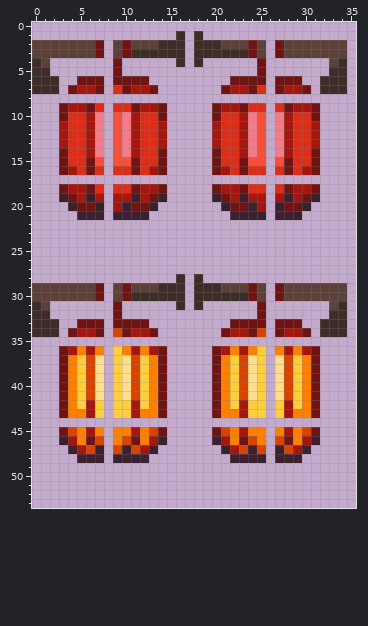
Pixel-art sprite: Sources/Modules/Yggdrasil/YggdrasilTown/Tiles/SideHangingLantern.png. Above is the file before it was changed.
The file is 72x108 pixels, drawn in blocks of 2x2; one block is one cell here.
After:
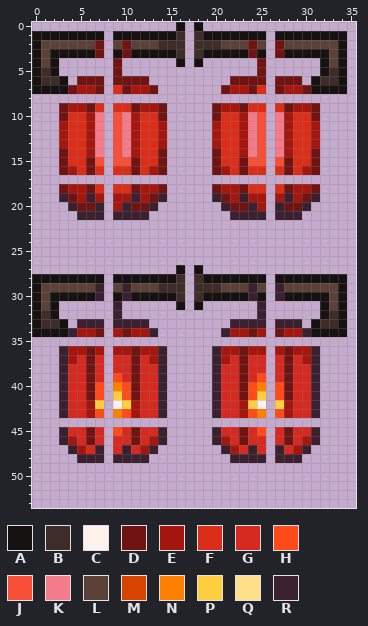
Palette (. is transparent): A #161211  B #3d2c28  C #fff2ed  D #701413  E #a4160e  F #db2e18  G #d62920  H #ff4b19  J #f74f38  K #f47c8a  L #5b4137  M #d84400  N #ff7f00  P #ffce3d  Q #ffde8c  R #3b202f
The edit:
@@ x 0..35 @@
- 0 ....................................
- 1 ................B.B.................
- 2 LLLLLLLD.LDLLLBBB.BBBLLLDL.DLLLLLLL.
- 3 LLLLLLLD.LDBBBBBB.BBBBBBDL.DLLLLLLL.
- 4 BL.......D......B.B......D.......LB.
- 5 BB.......D...............D.......BB.
- 6 BBB..DDD.DDDD.........DDDD.DDD..BBB.
- 7 BBB.DEED.FDEED.......DEEDF.DEED.BBB.
+ 0 ................A.A.................
+ 1 AAAAAAAA.AAAAAAAB.BAAAAAAA.AAAAAAAA.
+ 2 ALLLLLLD.LDLLLBBB.BBBLLLDL.DLLLLLLA.
+ 3 ALAAAAAD.ADAAAAAB.BAAAAADA.DAAAAALA.
+ 4 ALA......D......A.A......D......ALA.
+ 5 ABA......D...............D......ABA.
+ 6 ABBA.DDD.DDDD.........DDDD.DDD.ABBA.
+ 7 AAAADEED.FDEED.......DEEDF.DEEDAAAA.
  8 ....................................
@@ x 0..35 @@
 26 ....................................
-27 ....................................
-28 ................B.B.................
-29 LLLLLLLD.LDLLLBBB.BBBLLLDL.DLLLLLLL.
-30 LLLLLLLD.LDBBBBBB.BBBBBBDL.DLLLLLLL.
-31 BL.......D......B.B......D.......LB.
-32 BB.......D...............D.......BB.
-33 BBB..DDD.DDDD.........DDDD.DDD..BBB.
-34 BBB.DEED.MDEED.......DEEDM.DEED.BBB.
+27 ................A.A.................
+28 AAAAAAAA.AAAAAAAB.BAAAAAAA.AAAAAAAA.
+29 ALLLLLLR.LRLLLBBB.BBBLLLRL.RLLLLLLA.
+30 ALAAAAAR.ARAAAAAB.BAAAAARA.RAAAAALA.
+31 ALA......R......A.A......R......ALA.
+32 ABA......R...............R......ABA.
+33 ABBA.RRR.RRRR.........RRRR.RRR.ABBA.
+34 AAAAREED.EDEER.......REEDE.DEERAAAA.
 35 ....................................
-36 ...DENEN.PNENED.....DENENP.NENED....
-37 ...DNPMQ.PQMPND.....DNPMQP.QMPND....
-38 ...DNPMQ.PQMPND.....DNPMQP.QMPND....
-39 ...DNPMQ.PQMPND.....DNPMQP.QMPND....
-40 ...DNPMQ.PQMPND.....DNPMQP.QMPND....
-41 ...DNPMQ.PQMPND.....DNPMQP.QMPND....
-42 ...DNPEP.PPEPND.....DNPEPP.PEPND....
-43 ...DNNEP.PPENND.....DNNEPP.PENND....
+36 ...REEDE.EEDEER.....REEDEE.EDEER....
+37 ...REGDG.GGDGER.....REGDGG.GDGER....
+38 ...RGGDG.GGDGGR.....RGGDGG.GDGGR....
+39 ...RGGDG.HGDGGR.....RGGDGH.GDGGR....
+40 ...RGGDH.NHDGGR.....RGGDHN.HDGGR....
+41 ...RGGDH.PHDGGR.....RGGDHP.HDGGR....
+42 ...RGGEP.CPEGGR.....RGGEPC.PEGGR....
+43 ...RGGEH.NHEGGR.....RGGEHN.HEGGR....
 44 ....................................
-45 ...DMNEN.NNENMD.....DMNENN.NENMD....
-46 ...RENDM.NMDNER.....RENDMN.MDNER....
-47 ....REMR.MRMER.......REMRM.RMER.....
+45 ...RGGDG.HGDGGR.....RGGDGH.GDGGR....
+46 ...REGDG.GGDGER.....REGDGG.GDGER....
+47 ....REGR.GRGER.......REGRG.RGER.....
 48 .....RRR.RRRR.........RRRR.RRR......
Pixel boxes of the changes (left, top, right, bottom) in both pictures:
changed: (32, 22, 347, 94)
changed: (32, 265, 347, 454)
